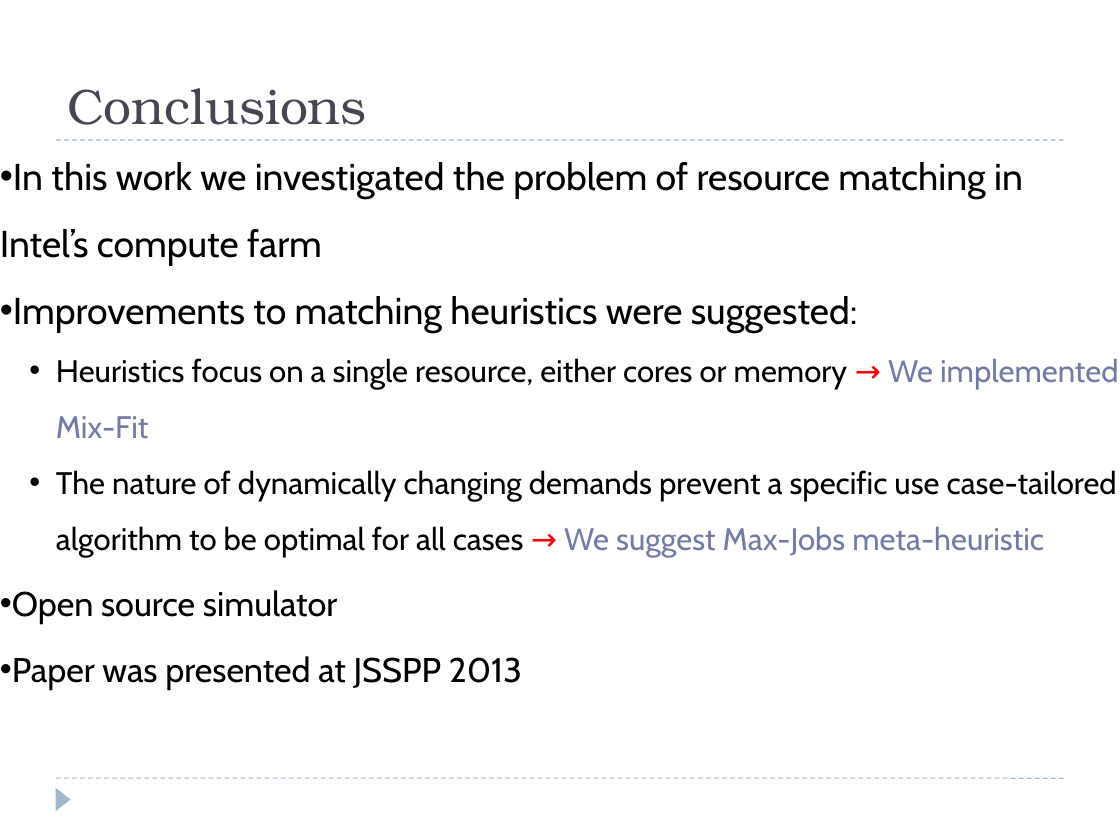
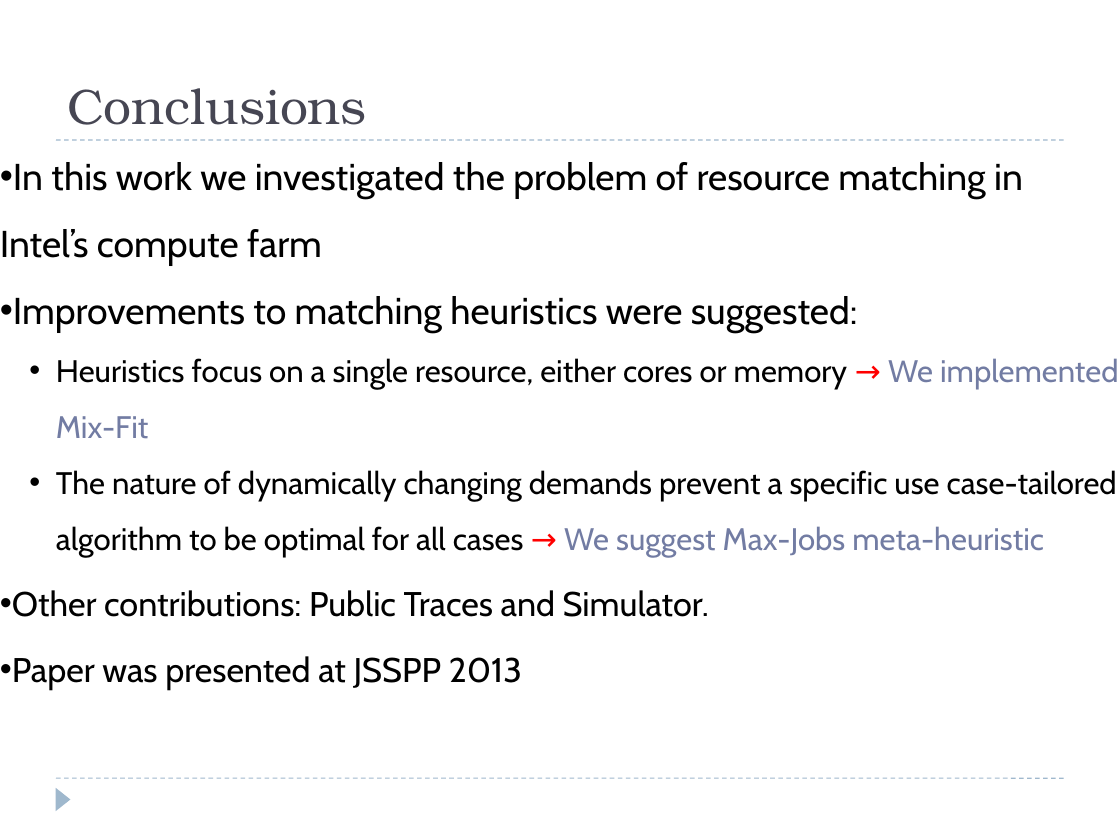
Before and after one commit to oshai/tau_thesis_lyx_template, a slide deck: slide 28 of Presentation.pptx. Drawn at 1120x840 pixels with LibreOffice and Linux fonts; fonts in the diff are those of the drawing. Boxes give left, top, right and bottom in pixels: in the first picture for what was removed or moved away, otherwise in the second. Text is boxed around its words. In the diff, an @@ line names an element or a change of style, - is before the commit and + after.

```diff
--- a/Presentation.pptx
+++ b/Presentation.pptx
@@ text at bbox=[12, 590, 709, 617]: text changed @@
-• Open source simulator
+• Other contributions: Public Traces and Simulator.
```
Also in this commit, not shown: 3 other slides changed.
